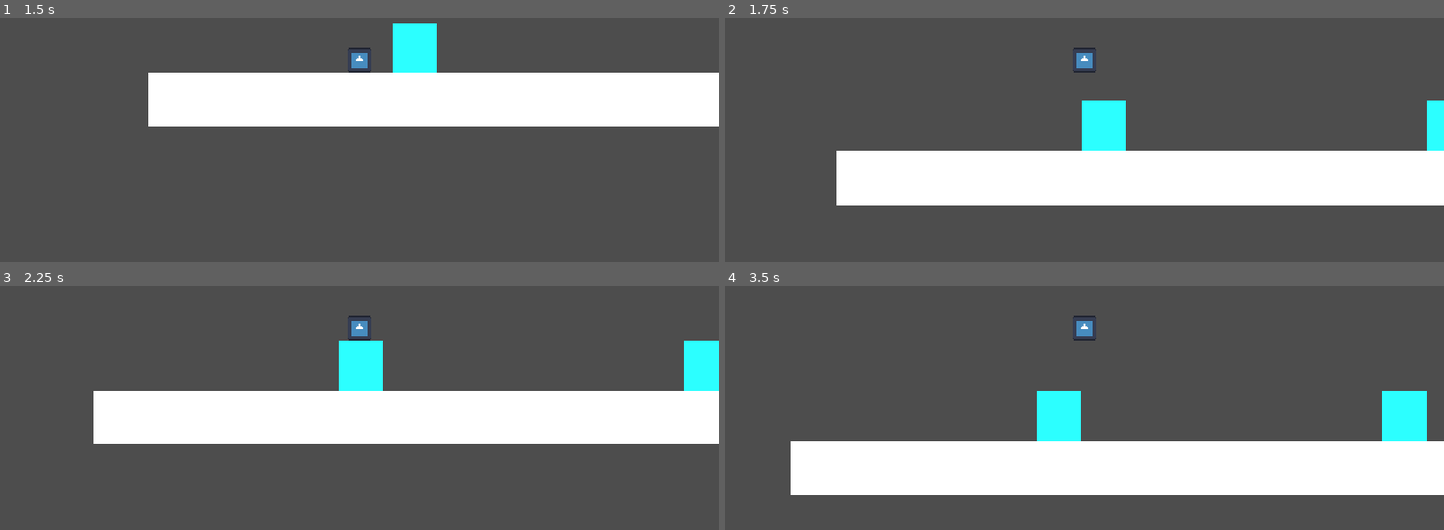
Above: before the commit, frames 1-4 (two rows, left to right).
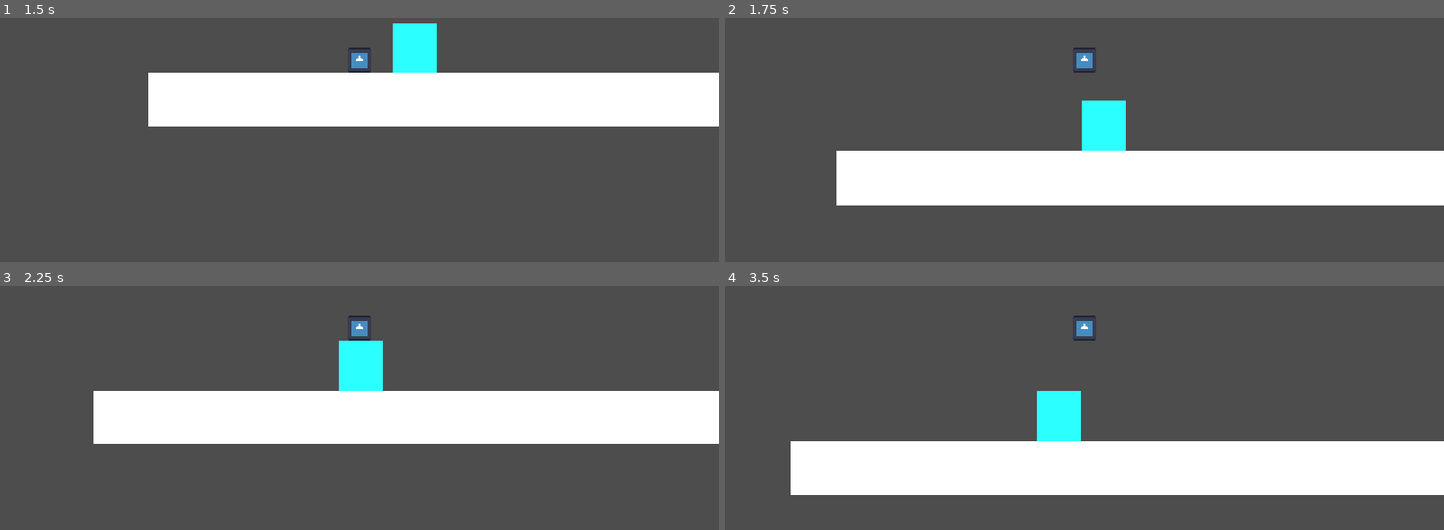
Above: after the commit, the same moments.

Repository: wazuwazu55/Game-Jam-week-two
Game: Godot game, scene res://node_2d.tscn
Two runs of this game, one before a commit and one after it. Both use one fixed random seed, a clock stepped at 60 frames per second and the inputs below. The engine's default icon, where the game draws it, is replaced by a stand-in: a white triangle on a blue panel in a dark square.
Inputs:
- Up to frame 1 (1.5 s): tap Enter (ui_accept) at 0.5, 0.77 s; hold Right (ui_right) from 0.53 s (still down)
- Up to frame 2 (1.75 s): keep holding Right (ui_right); tap Enter (ui_accept) at 1.52 s
- Up to frame 3 (2.25 s): release Right (ui_right) at 2.03 s; hold Left (ui_left) from 2.03 s (still down)
- Up to frame 4 (3.5 s): release Left (ui_left) at 2.78 s; hold Right (ui_right) from 2.78 s (still down); tap Enter (ui_accept) at 3.02 s

Frame 1 is identical in both runs. In frame 2, 0.5% of the frame differs, in the area x 97-100%, y 33-55%; in frame 3, 1.0%; in frame 4, 1.3%, in the area x 91-98%, y 43-64%.

Commit message:
Update node_2d.tscn

Diff:
--- a/gamejamweek2/node_2d.tscn
+++ b/gamejamweek2/node_2d.tscn
@@ -24,7 +24,7 @@
 [node name="Game" type="Node2D" parent="." unique_id=598611194]
 
 [node name="StaticBody2D2" type="StaticBody2D" parent="Game" unique_id=359765278]
-position = Vector2(502, 584.00006)
+position = Vector2(351, 279)
 scale = Vector2(1.8294992, 2.1012697)
 
 [node name="CollisionShape2D" type="CollisionShape2D" parent="Game/StaticBody2D2" unique_id=1731140338]
